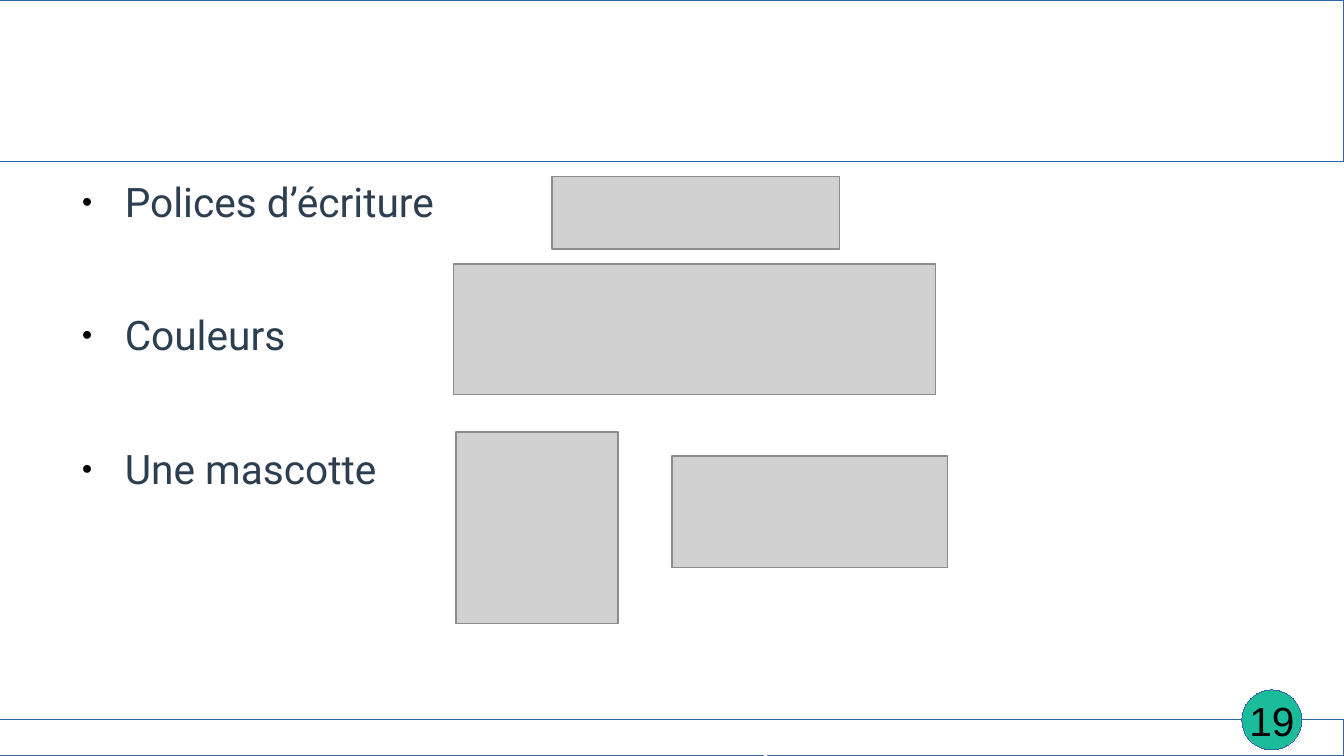
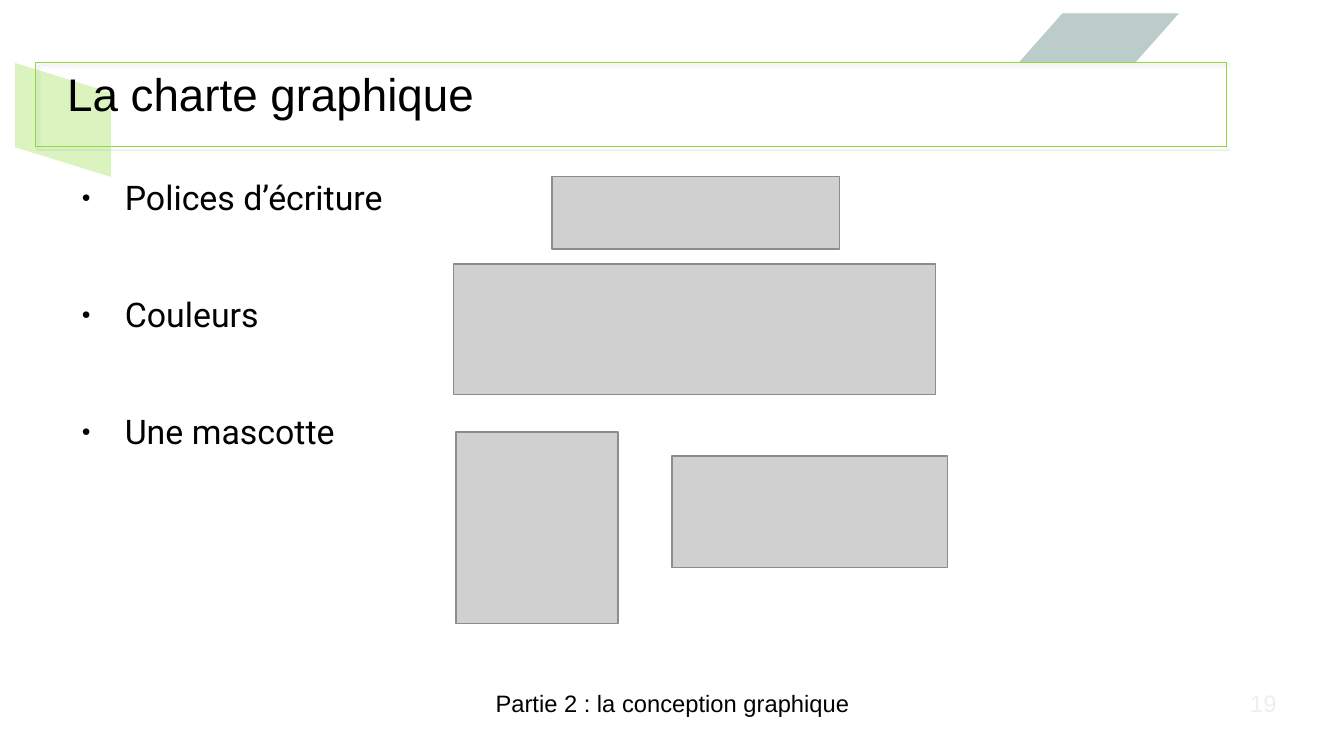
Before and after one commit to EmmaBroudic/Projet-Nooky, a slide deck: slide 19 of doc/Nooky4.odp. Drawn at 1344x756 pixels with LibreOffice and Linux fonts; fonts in the diff are those of the drawing; grey boxes stand for pictures. Boxes give left, top, right and bottom in pixels: in the first picture for what was removed or moved away, otherwise in the second. Text is boxed around its words. In the diff, an @@ line names an element or a change of style, - is before the commit and + after.

```diff
--- a/doc/Nooky4.odp
+++ b/doc/Nooky4.odp
@@ parallelogram added at (1020,13,1179,63), fill #81ACA6 at 39% opacity @@
@@ parallelogram added at (15,63,112,177), fill #B5E77D at 49% opacity @@
@@ rectangle: place and size @@
-rectangle at (0,0,1344,162)
+rectangle at (37,63,1228,148)
@@ rectangle at (37,63,1228,148): outline #3465A4 0 pt to #91D93F 0 pt; shadow on @@
@@ title added at (67,75,473,120), 27 pt, text #000000 @@
+La charte graphique
@@ text "Polices d’écriture" at (125,184,382,445): size 24 to 20 pt, text colour #2C3E50 to #000000 @@
@@ text "Partie 2 : la conception ...": place and size @@
-text "Partie 2 : la conception ..." at (506,755,837,756)
+text "Partie 2 : la conception ..." at (496,694,849,717)
@@ text "Partie 2 : la conception ..." at (496,694,849,717): size 18 to 14 pt, font Karla to Arial, text colour #FFFFFF to #000000, bold off @@
@@ ellipse removed at (1243,690,1303,750) @@
@@ page number removed at (1249,707,1294,743) @@
-19
@@ rectangle removed at (0,721,1344,756) @@
```
Also in this commit, not shown: 81 other slides changed, 2 other files.
